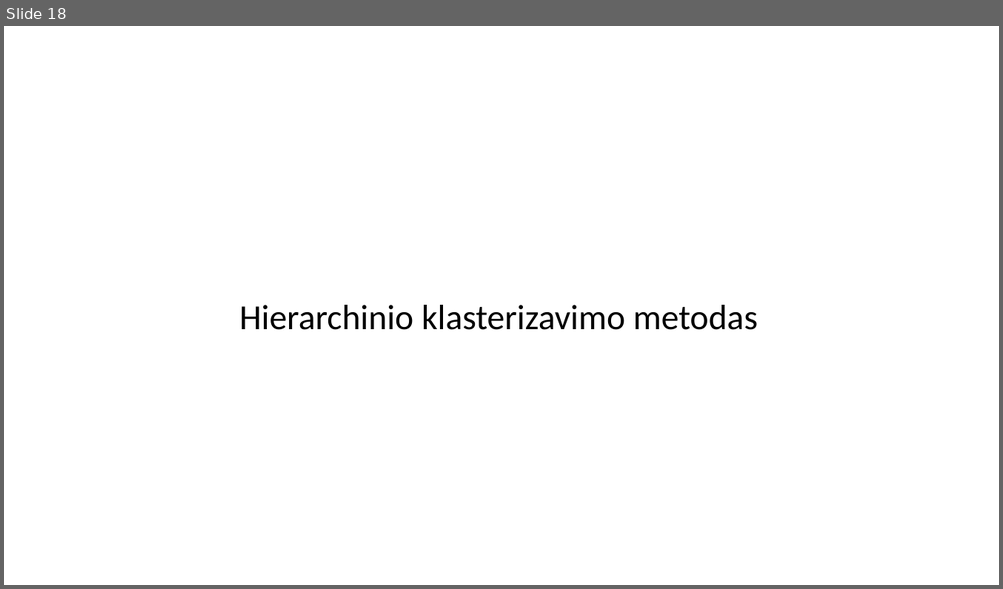
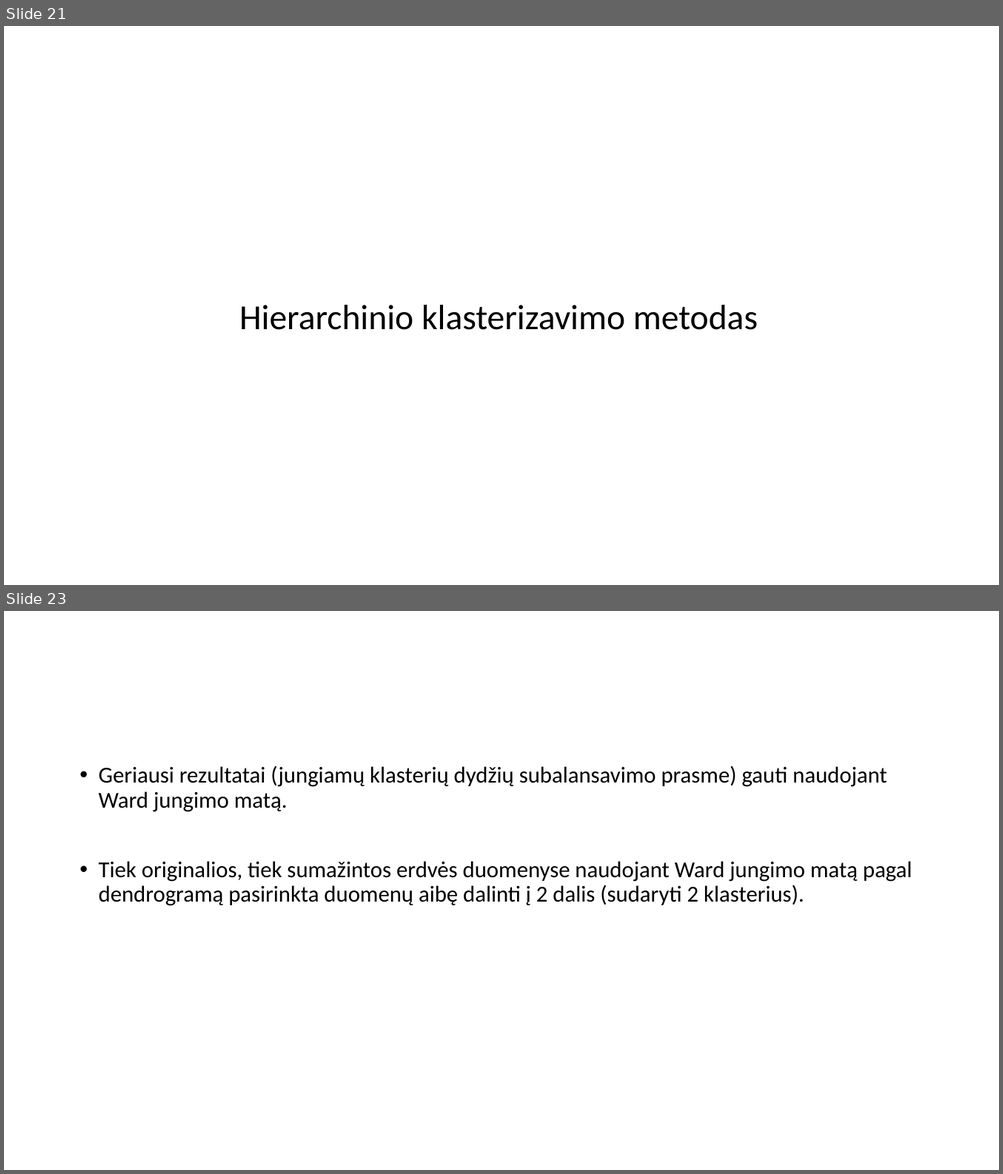
Before and after one commit to dovmar/PDVS, a slide deck: Lab_3/Pristatymas.pptx. Shown one above the other, each under a label of ours: slide 18 before the commit, slides 21 and 23 after it; the slides between them are not shown. The pictures are 1003x589 and 1003x1174 pixels, drawn with LibreOffice and Linux fonts; fonts in the diff are those of the drawing. Boxes give left, top, right and bottom in pixels: in the first picture for what was removed or moved away, otherwise in the second. Text is boxed around its words. In the diff, an @@ line names an element or a change of style, - is before the commit and + after.

```diff
--- a/Lab_3/Pristatymas.pptx
+++ b/Lab_3/Pristatymas.pptx
@@ slide 23 added at bbox=[4, 611, 999, 1170], background #FFFFFF @@
@@ text added at bbox=[99, 766, 912, 906], 22 pt, text #000000 @@
+• Geriausi rezultatai (jungiamų klasterių dydžių subalansavimo prasme) gauti naudojant Ward jungimo matą.
+• Tiek originalios, tiek sumažintos erdvės duomenyse naudojant Ward jungimo matą pagal dendrogramą pasirinkta duomenų aibę dalinti į 2 dalis (sudaryti 2 klasterius).
@@ what was slide 18 is now slide 21 @@
```
Also in this commit, not shown: 1 slide changed, 8 other slides added, 3 slides removed, 5 other files.
